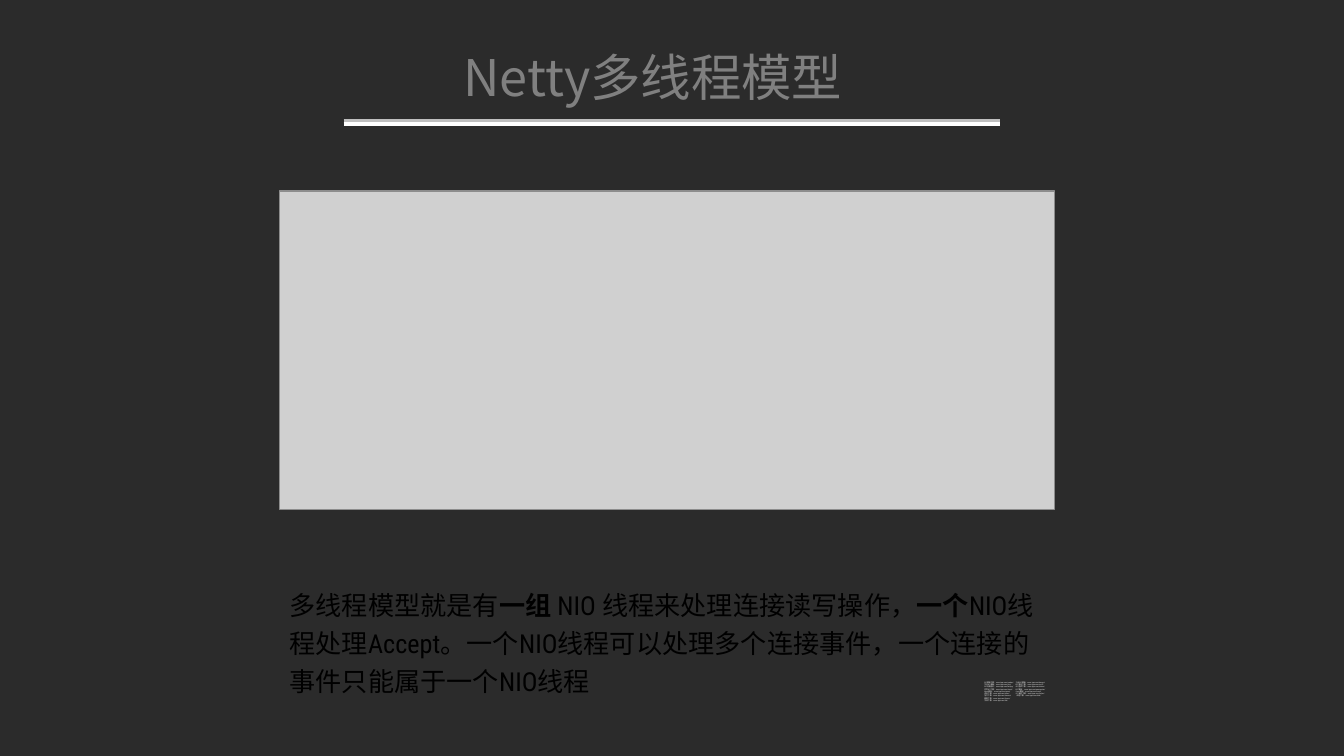
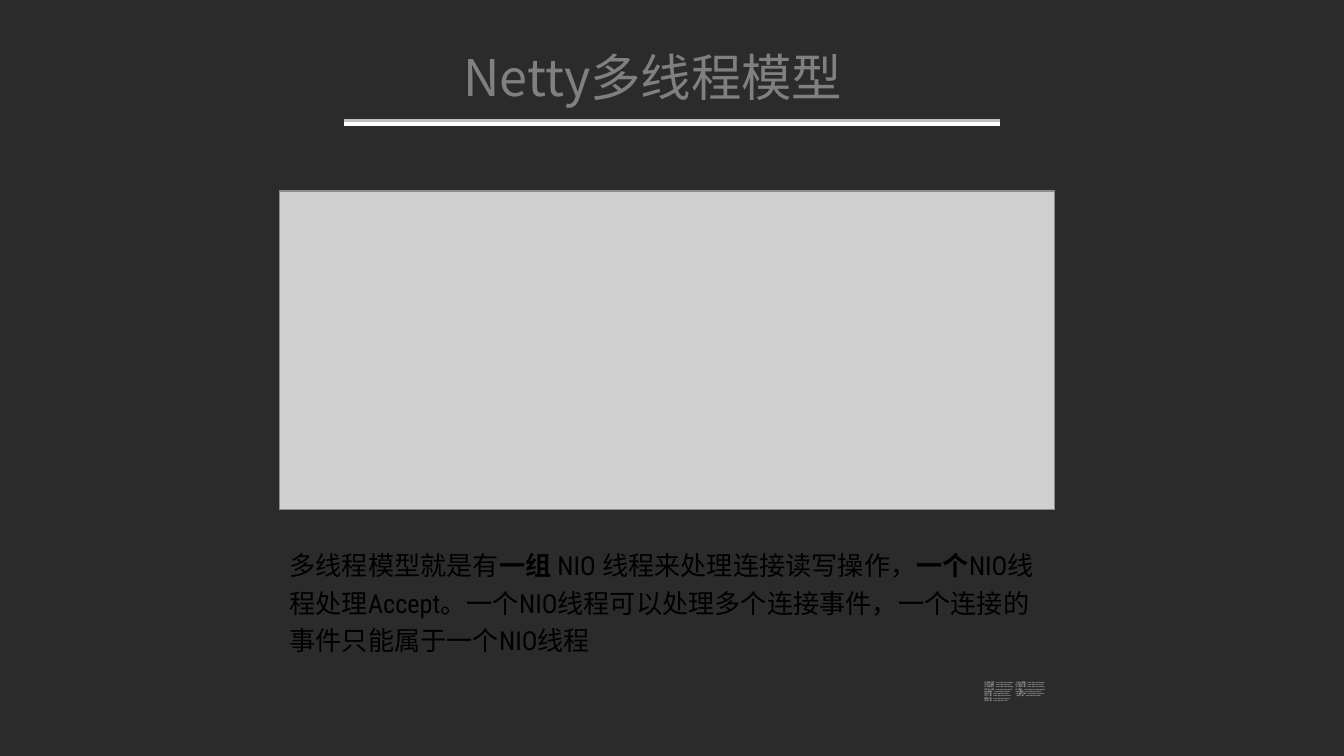
Before and after one commit to YeomanM/netty-demo, a slide deck: slide 19 of doc/IO模型基础及Netty入门.pptx. Drawn at 1344x756 pixels with LibreOffice and Linux fonts; fonts in the diff are those of the drawing; grey boxes stand for pictures; background and template pictures are left out; a plain dark background stands for a picture behind light text. Boxes give left, top, right and bottom in pixels: in the first picture for what was removed or moved away, otherwise in the second. Text is boxed around its words. In the diff, an @@ line names an element or a change of style, - is before the commit and + after.

```diff
--- a/doc/IO模型基础及Netty入门.pptx
+++ b/doc/IO模型基础及Netty入门.pptx
@@ text "多线程模型就是有一组 NIO 线程来处理连接读写操作，一个NIO线程处理Accept。一个NIO线程可以处理多个连接事件 ...": place and size @@
-text "多线程模型就是有一组 NIO 线程来处理连接读写操作，一个NIO线程处理Accept。一个NIO线程可以处理多个连接事件 ..." at (290, 593, 1034, 693)
+text "多线程模型就是有一组 NIO 线程来处理连接读写操作，一个NIO线程处理Accept。一个NIO线程可以处理多个连接事件 ..." at (290, 553, 1034, 652)
```
Also in this commit, not shown: 17 other slides changed, 17 other files.
